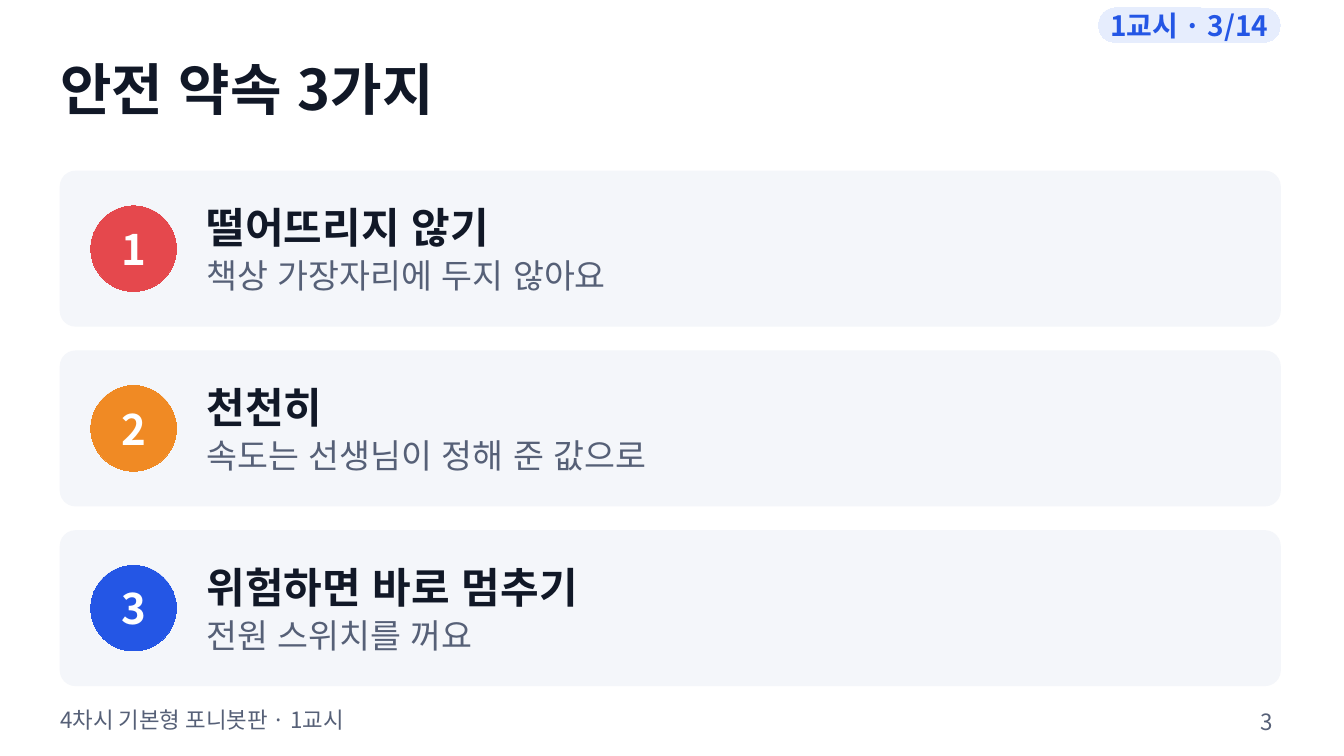
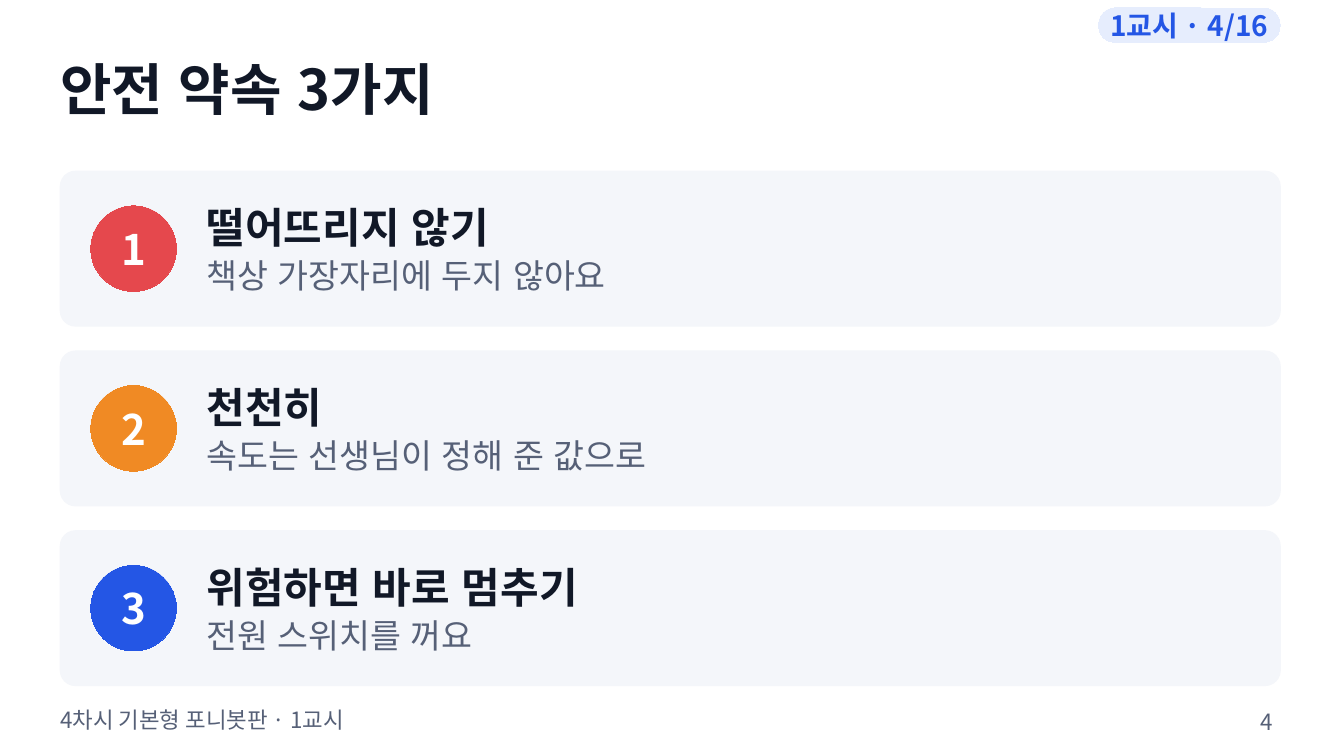
Before and after one commit to boundaryx01-uniquelife/microbit, a slide deck: slide 4 of bridge/ponybot/materials/포니봇_4차시_기본형/ponybot_4차시_수업슬라이드.pptx (slide 3 before the commit). Drawn at 1344x756 pixels with LibreOffice and Linux fonts; fonts in the diff are those of the drawing. Boxes give left, top, right and bottom in pixels: in the first picture for what was removed or moved away, otherwise in the second. Text is boxed around its words. In the diff, an @@ line names an element or a change of style, - is before the commit and + after.

```diff
--- a/bridge/ponybot/materials/포니봇_4차시_기본형/ponybot_4차시_수업슬라이드.pptx
+++ b/bridge/ponybot/materials/포니봇_4차시_기본형/ponybot_4차시_수업슬라이드.pptx
@@ text in rounded rectangle at (1110, 12, 1268, 41): text changed @@
-1교시 · 3/14
+1교시 · 4/16
@@ page number at (1261, 713, 1273, 730): text changed @@
-3
+4
```
Also in this commit, not shown: 10 other slides changed, 5 slides added, 3 slides removed, 20 other files.
